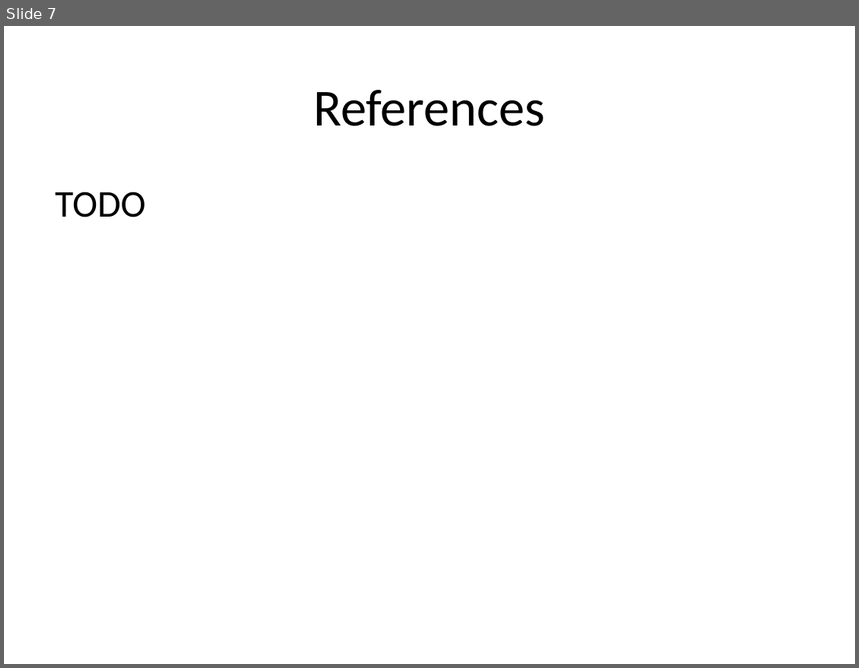
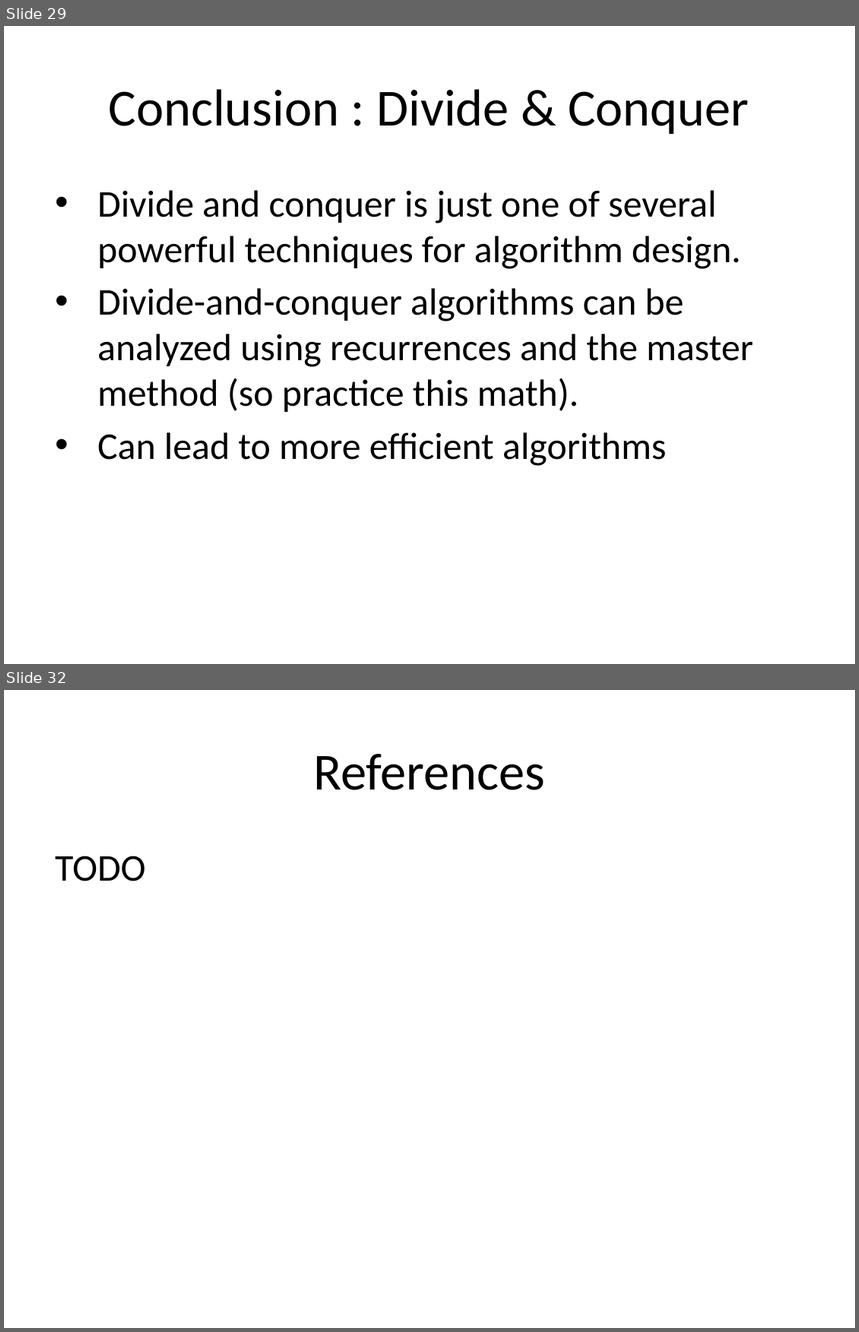
Before and after one commit to ucoruh/ce100-algorithms-and-programming-II, a slide deck: docs/week-3/ce100-week-3-matrix.md_word.pptx. Shown one above the other, each under a label of ours: slide 7 before the commit, slides 29 and 32 after it; the slides between them are not shown. The pictures are 859x668 and 859x1332 pixels, drawn with LibreOffice and Linux fonts; fonts in the diff are those of the drawing. Boxes give left, top, right and bottom in pixels: in the first picture for what was removed or moved away, otherwise in the second. Text is boxed around its words. In the diff, an @@ line names an element or a change of style, - is before the commit and + after.

```diff
--- a/docs/week-3/ce100-week-3-matrix.md_word.pptx
+++ b/docs/week-3/ce100-week-3-matrix.md_word.pptx
@@ slide 29 added at (4, 26, 855, 664), background #FFFFFF @@
@@ title added at (109, 89, 749, 134), 44 pt, text #000000 @@
+Conclusion : Divide & Conquer
@@ text added at (97, 190, 753, 466), 32 pt, text #000000 @@
+• Divide and conquer is just one of several powerful techniques for algorithm design.
+• Divide-and-conquer algorithms can be analyzed using recurrences and the master method (so practice this math).
+• Can lead to more efficient algorithms
@@ what was slide 7 is now slide 32 @@
```
Also in this commit, not shown: 2 slides changed, 25 other slides added, 1 slide removed, 18 other files.
